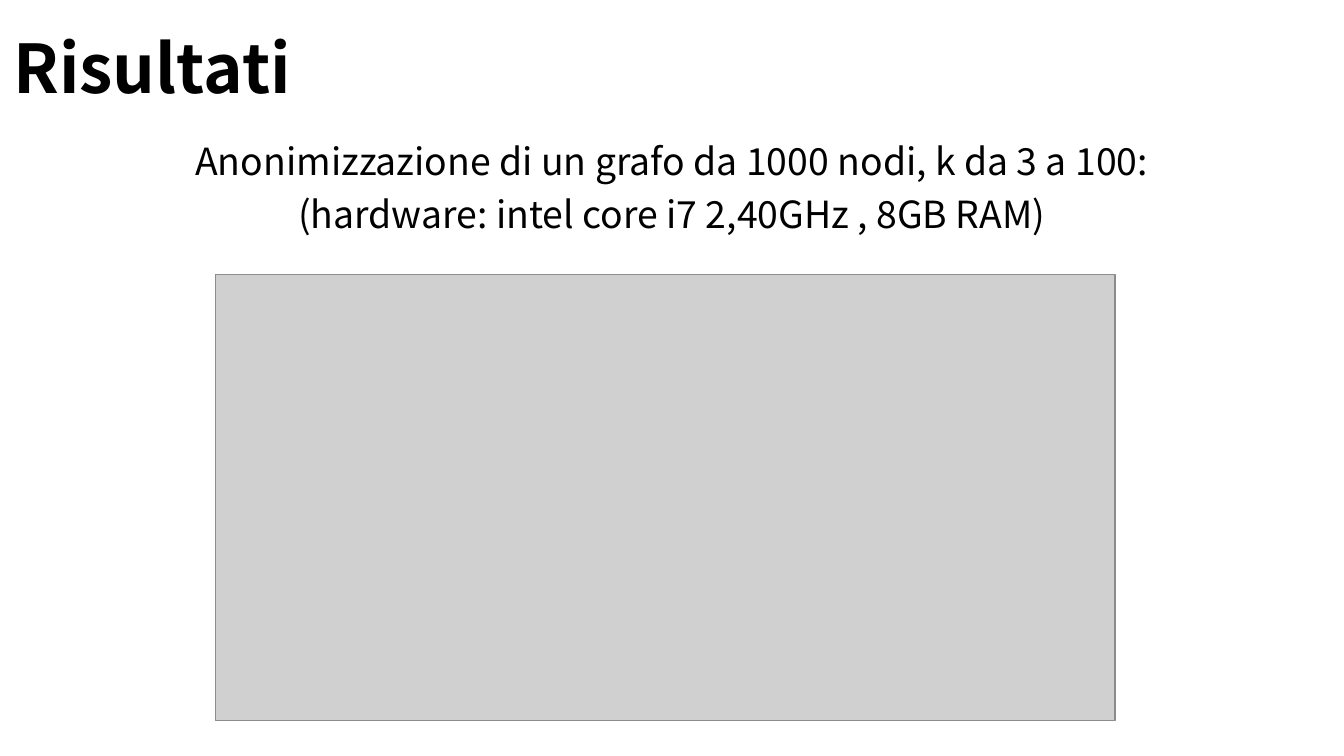
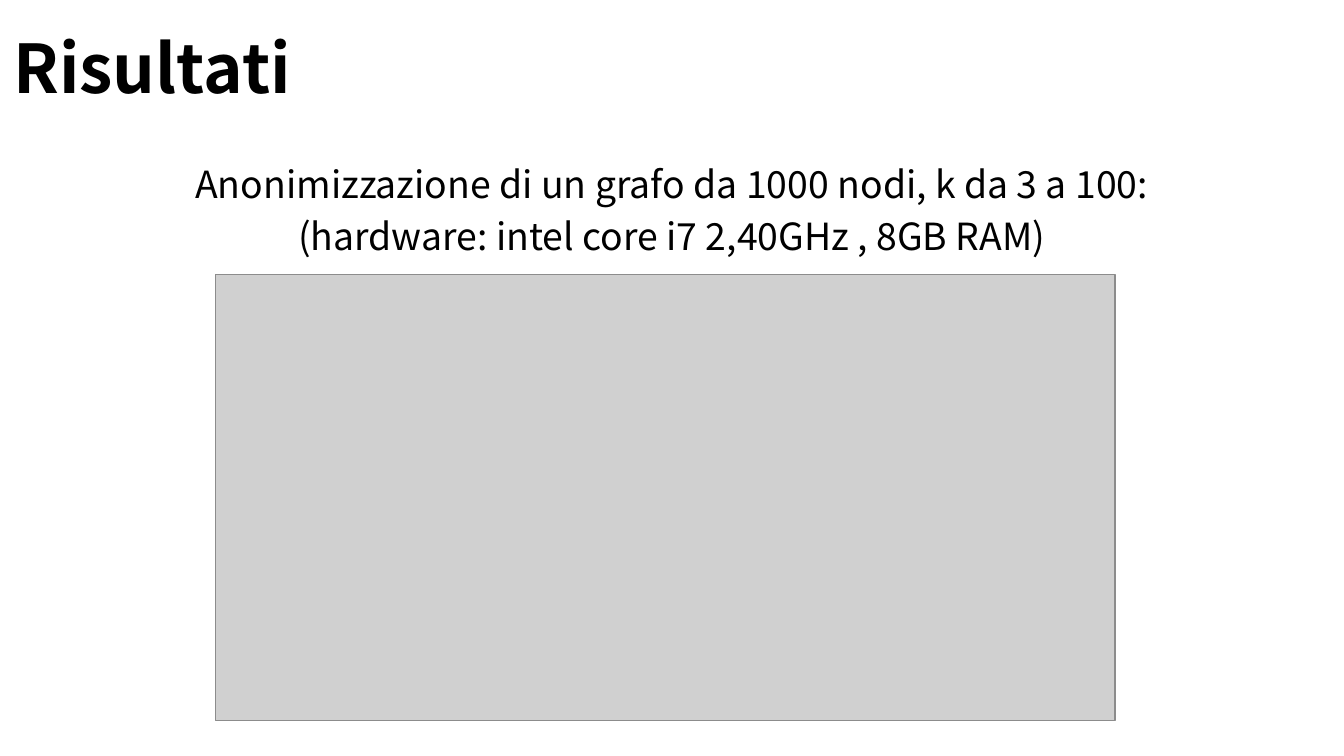
Before and after one commit to Navypowder/DP-P-project, a slide deck: slide 20 of Presentation/Towards_Identity_Anonymization_on_graph(K-degree anonymization).pptx. Drawn at 1344x756 pixels with LibreOffice and Linux fonts; fonts in the diff are those of the drawing; grey boxes stand for pictures; background and template pictures are left out. Boxes give left, top, right and bottom in pixels: in the first picture for what was removed or moved away, otherwise in the second. Text is boxed around its words. In the diff, an @@ line names an element or a change of style, - is before the commit and + after.

```diff
--- a/Presentation/Towards_Identity_Anonymization_on_graph(K-degree anonymization).pptx
+++ b/Presentation/Towards_Identity_Anonymization_on_graph(K-degree anonymization).pptx
@@ text "Anonimizzazione di un grafo da ...": place and size @@
-text "Anonimizzazione di un grafo da ..." at [195, 145, 1148, 235]
+text "Anonimizzazione di un grafo da ..." at [195, 168, 1148, 257]
```
Also in this commit, not shown: 7 other slides changed.
